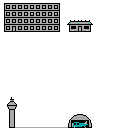
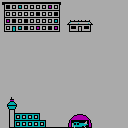
Comparing the layer stacks of the two (128, 128) images. Changes:
painted on "house1" over (2, 2, 61, 31)
painted on "airport" over (8, 100, 91, 128)
showed "Background", painted on it over (0, 0, 128, 128)
